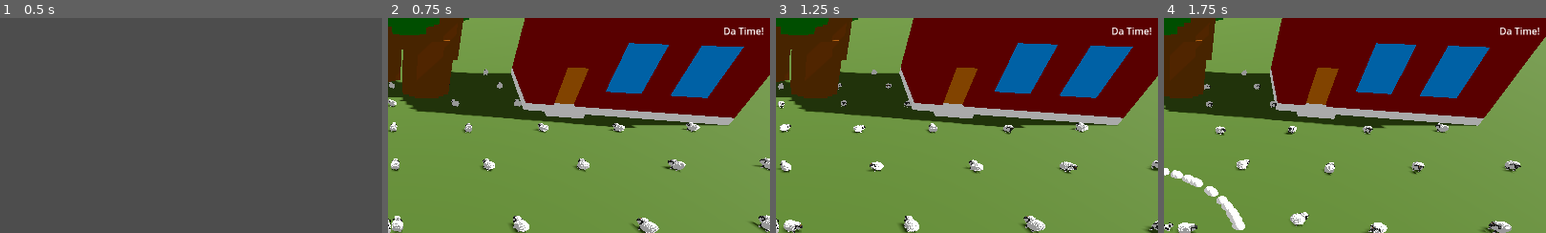
Above: before the commit, frames 1-4 (left to right).
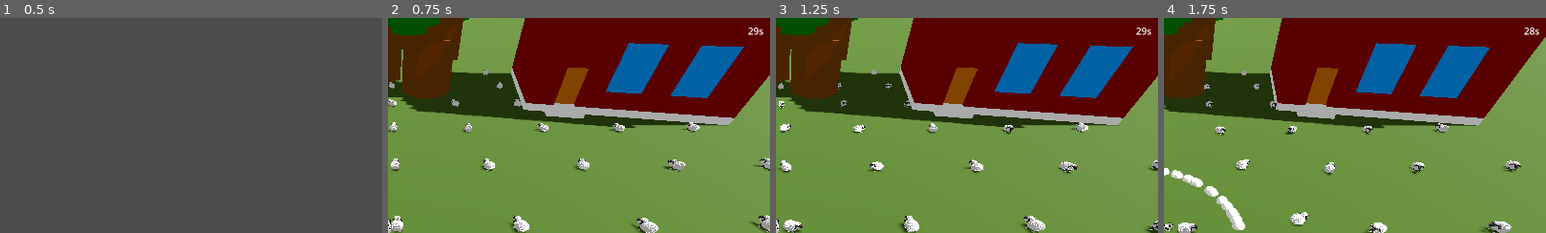
Above: after the commit, the same moments.

Repository: hunttis/ld-58
Game: Godot game, scene res://assets/scenes/master.tscn
Same seed, same stepped clock (60 frames per second), same inputs: the game is played once before the commit and once after it.
Inputs:
- Up to frame 1 (0.5 s): no input
- Up to frame 2 (0.75 s): click "Start" at 0.5 s
- Up to frame 3 (1.25 s): no input
- Up to frame 4 (1.75 s): hold D (move_right) from 1.28 s (still down); hold Q (ability_bark) from 1.28 s (still down)
The pictures show only the part of the screen within x 50-100%, y 0-50%; the shares and areas given below are measured in that part.

Frame 1 is identical in both runs. In frame 2, 0.2% of the frame differs, in the area x 88-99%, y 4-8%; in frame 3, 0.2%; in frame 4, 0.2%.

Commit message:
level timer

Diff:
--- a/assets/scenes/game.gd
+++ b/assets/scenes/game.gd
@@ -5,12 +5,13 @@
 var total_sheep
 
 var coralled_sheep: set = _set_coralled_sheep
+@onready var level_timer: Timer = $LevelTimer
 
-func _set_coralled_sheep(new_val: int):
-  coralled_sheep = new_val
-  Events.point_update.emit(coralled_sheep,total_sheep)
+signal level_complete
+signal level_failed
 
 func _ready():
+  add_child(level_timer)
   coralled_sheep = 0
   for x in range(10):
     for z in range(10):
@@ -20,8 +21,21 @@
       add_child(sheep)
 
   total_sheep = get_tree().get_nodes_in_group("sheep").size()
-  Events.point_update.emit(0,total_sheep)
+  Events.point_update.emit(0, total_sheep)
   Events.sheep_coralled.connect(_on_sheep_coralled)
+
+  level_timer.start()
+
+func _set_coralled_sheep(new_val: int):
+  coralled_sheep = new_val
+  Events.point_update.emit(coralled_sheep, total_sheep)
+
+func _on_level_timer_timeout():
+  print("Level timer timeout")
+  level_failed.emit()
+  level_timer.stop()
 
 func _on_sheep_coralled():
   coralled_sheep = get_tree().get_nodes_in_group("coralled").size()
+  if get_tree().get_nodes_in_group("sheep").size() == 0:
+    level_complete.emit()
--- a/assets/scenes/game.tscn
+++ b/assets/scenes/game.tscn
@@ -15,7 +15,12 @@
 [node name="Game" type="Node3D" groups=["Game"]]
 script = ExtResource("1_5gf0t")
 
-[node name="Ui" parent="." instance=ExtResource("1_cb66b")]
+[node name="LevelTimer" type="Timer" parent="."]
+wait_time = 30.0
+one_shot = true
+
+[node name="Ui" parent="." node_paths=PackedStringArray("level_timer") instance=ExtResource("1_cb66b")]
+level_timer = NodePath("../LevelTimer")
 
 [node name="Camera3D" type="Camera3D" parent="." groups=["Camera"]]
 transform = Transform3D(1, 0, 0, 0, 0.74201095, 0.67038786, 0, -0.67038786, 0.74201095, 0, 15.005146, 16.981813)
@@ -34,3 +39,7 @@
 
 [node name="CharacterBody3D" parent="." instance=ExtResource("6_5aext")]
 transform = Transform3D(1, 0, 0, 0, 1, 0, 0, 0, 1, 8.924397, 0, 4.0398)
+
+[connection signal="level_complete" from="." to="Ui" method="on_level_complete"]
+[connection signal="level_failed" from="." to="Ui" method="on_game_over"]
+[connection signal="timeout" from="LevelTimer" to="." method="_on_level_timer_timeout"]
--- a/assets/scenes/game/sheep/Sheep.gd
+++ b/assets/scenes/game/sheep/Sheep.gd
@@ -181,7 +181,6 @@
   return f
 
 func _bark_repulsion(barks: Array) -> Vector3:
-
   if state == State.IN_CORRAL:
     return Vector3.ZERO
   var f := Vector3.ZERO
--- /dev/null
+++ b/assets/scenes/ui/ui.gd
@@ -0,0 +1,20 @@
+extends Control
+
+@export var level_timer: Timer
+
+@onready var _timer_label: Label = $MarginContainer/Time
+
+func _process(_delta: float):
+  if level_timer.time_left > 0:
+    _timer_label.text = "%ss" % str(int(level_timer.time_left))
+  else:
+    _timer_label.text = "-"
+
+func on_level_timer_timeout():
+  on_game_over()
+
+func on_game_over():
+  $GameOverLabel.visible = true
+
+func on_level_complete():
+  $LevelCompleteLabel.visible = true
--- a/assets/scenes/ui/ui.tscn
+++ b/assets/scenes/ui/ui.tscn
@@ -1,8 +1,9 @@
-[gd_scene load_steps=5 format=3 uid="uid://d2n143c74e0i6"]
+[gd_scene load_steps=6 format=3 uid="uid://d2n143c74e0i6"]
 
-[ext_resource type="Script" uid="uid://3joj5t57chve" path="res://assets/scenes/ui/stamina_bar.gd" id="1_7mnxw"]
-[ext_resource type="Script" uid="uid://3q6k87wkyfdi" path="res://assets/scenes/ui/points.gd" id="2_pwtnk"]
-[ext_resource type="Script" uid="uid://45qn7f12oljx" path="res://assets/scenes/ui/move_container.gd" id="2_wlc6l"]
+[ext_resource type="Script" path="res://assets/scenes/ui/stamina_bar.gd" id="1_7mnxw"]
+[ext_resource type="Script" uid="uid://clq3efw6cwxs7" path="res://assets/scenes/ui/ui.gd" id="1_166pj"]
+[ext_resource type="Script" path="res://assets/scenes/ui/points.gd" id="2_pwtnk"]
+[ext_resource type="Script" path="res://assets/scenes/ui/move_container.gd" id="2_wlc6l"]
 
 [sub_resource type="StyleBoxFlat" id="StyleBoxFlat_lcsp3"]
 bg_color = Color(0.2549444, 0.6885749, 0.4217892, 1)
@@ -14,6 +15,7 @@
 anchor_bottom = 1.0
 grow_horizontal = 2
 grow_vertical = 2
+script = ExtResource("1_166pj")
 
 [node name="StaminaBar" type="ProgressBar" parent="."]
 layout_mode = 1
@@ -80,3 +82,33 @@
 [node name="Dash" type="ColorRect" parent="MoveContainer"]
 custom_minimum_size = Vector2(25, 25)
 layout_mode = 2
+
+[node name="GameOverLabel" type="Label" parent="."]
+visible = false
+layout_mode = 0
+offset_left = 465.0
+offset_top = 288.0
+offset_right = 790.0
+offset_bottom = 371.0
+theme_override_colors/font_color = Color(1, 0.18431373, 0.16862746, 1)
+theme_override_colors/font_outline_color = Color(0, 0, 0, 1)
+theme_override_constants/outline_size = 2
+theme_override_font_sizes/font_size = 60
+text = "GAME OVER"
+horizontal_alignment = 1
+vertical_alignment = 1
+
+[node name="GameWonLabel" type="Label" parent="."]
+visible = false
+layout_mode = 0
+offset_left = 465.0
+offset_top = 288.0
+offset_right = 790.0
+offset_bottom = 371.0
+theme_override_colors/font_color = Color(0, 0.92156863, 0.1882353, 1)
+theme_override_colors/font_outline_color = Color(0, 0, 0, 1)
+theme_override_constants/outline_size = 2
+theme_override_font_sizes/font_size = 60
+text = "YOU WIN!"
+horizontal_alignment = 1
+vertical_alignment = 1
Not shown: 1 places in assets/scenes/game.tscn that only renumber resources
Not shown, added: assets/scenes/ui/ui.gd.uid
